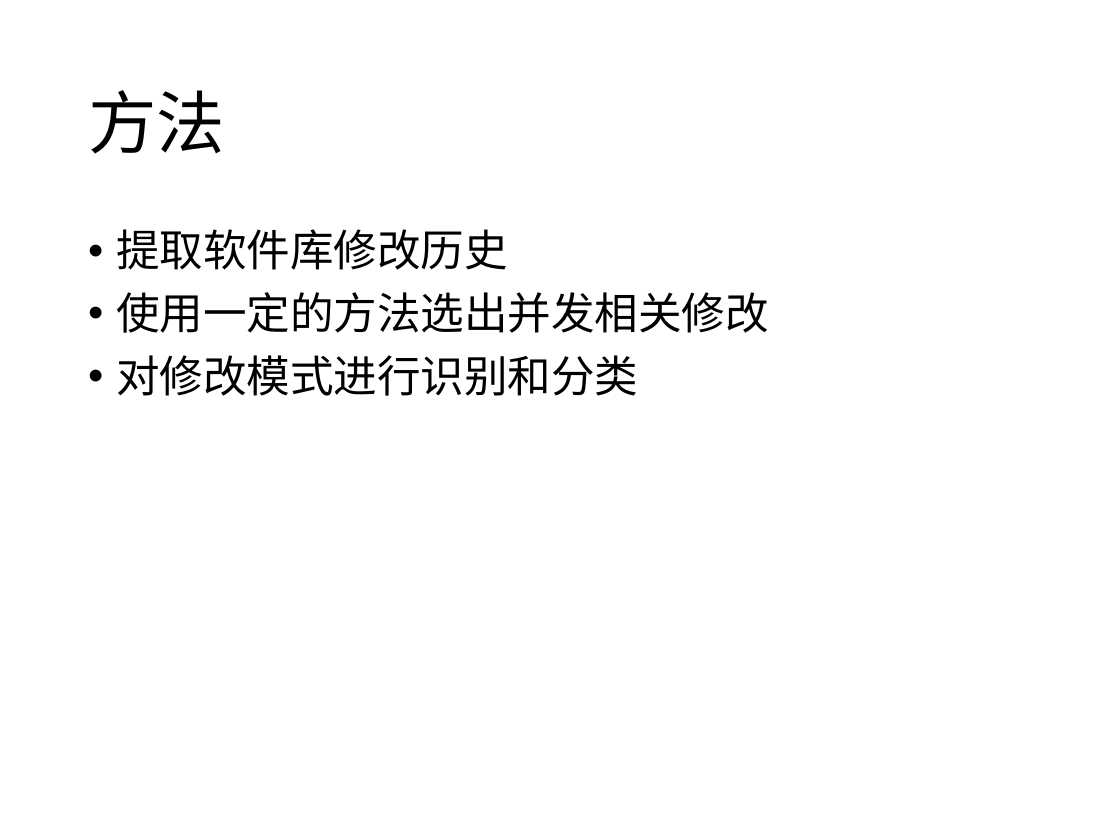
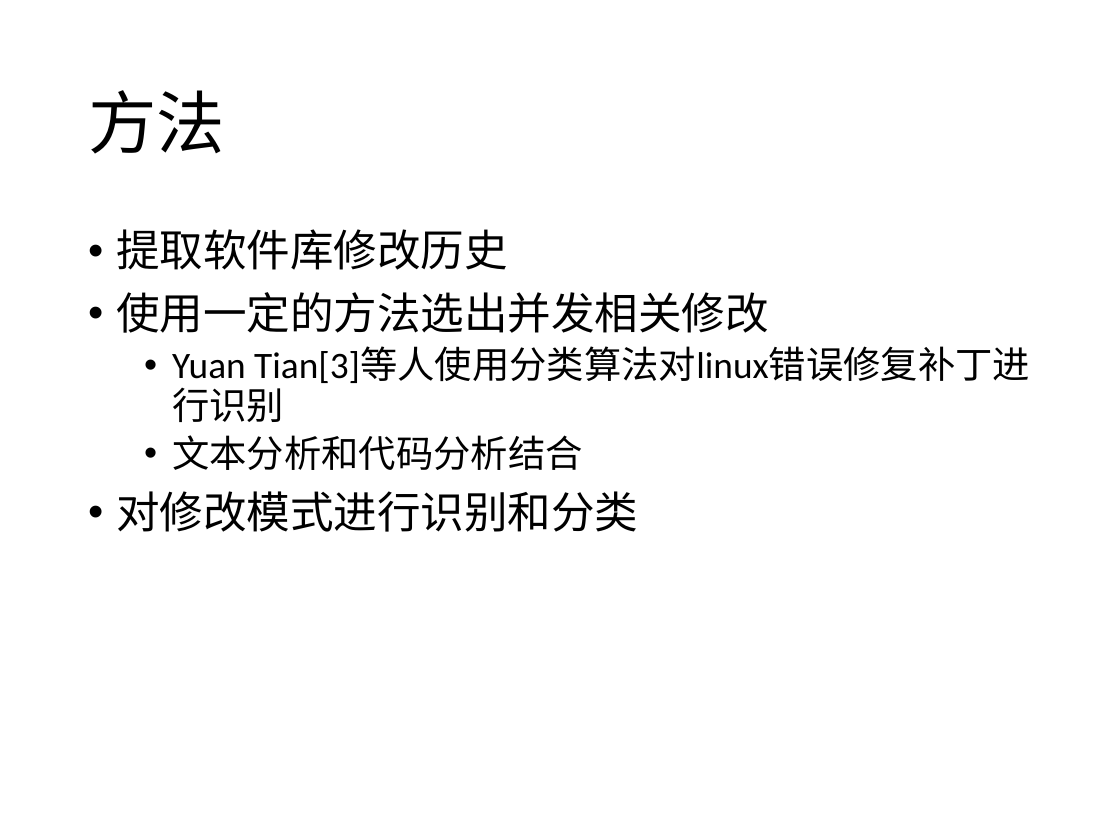
Before and after one commit to qwordy/Research, a slide deck: slide 6 of bishe/理解并发程序修改模式.pptx. Drawn at 1120x840 pixels with LibreOffice and Linux fonts; fonts in the diff are those of the drawing. Boxes give left, top, right and bottom in pixels: in the first picture for what was removed or moved away, otherwise in the second. Text is boxed around its words. In the diff, an @@ line names an element or a change of style, - is before the commit and + after.

```diff
--- a/bishe/理解并发程序修改模式.pptx
+++ b/bishe/理解并发程序修改模式.pptx
@@ text at <box>172,347,1030,470</box>: paragraphs added @@
+  • Yuan Tian[3]等人使用分类算法对linux错误修复补丁进行识别
+  • 文本分析和代码分析结合
```
Also in this commit, not shown: 7 other slides changed, 2 slides added, 1 slide removed.
